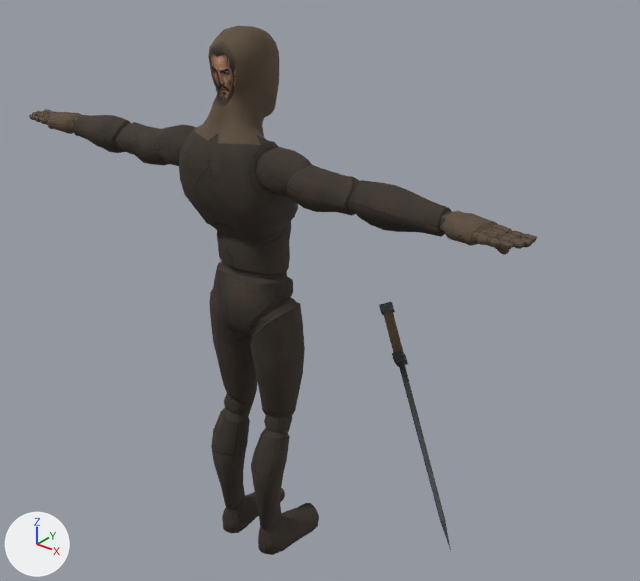
The glTF model models/hero.glb as it was, and as the next commit left it.
Rendered twice from a 50 mm lens placed at (1.8, -1.89, 2.24), pointed at (0.11, 0.21, 0.94). The lights are fixed; the arrows at lower left show +X, +Y and +Z. The picture after the commit comes second. Where no turn or scale is listed for an object, it has been applied to the vertices. Vertices at exactly the same position are counted once.

The scene before the commit, as lines of its bpy script (objects in view):
```python
me_mannequin = bpy.data.meshes.new('Mannequin')
me_mannequin.from_pydata(...)  # 7027 vertices, 13794 faces; spans x -0.97..0.97, y -0.16..0.42, z 0.0..1.83
me_mannequin.materials.append(mat_ds_hero_atlas)  # picture img_hero_atlas
ob_mannequin = bpy.data.objects.new('Mannequin', me_mannequin)
ob_mannequin.location = (0.001, 0.0, -0.014)
```
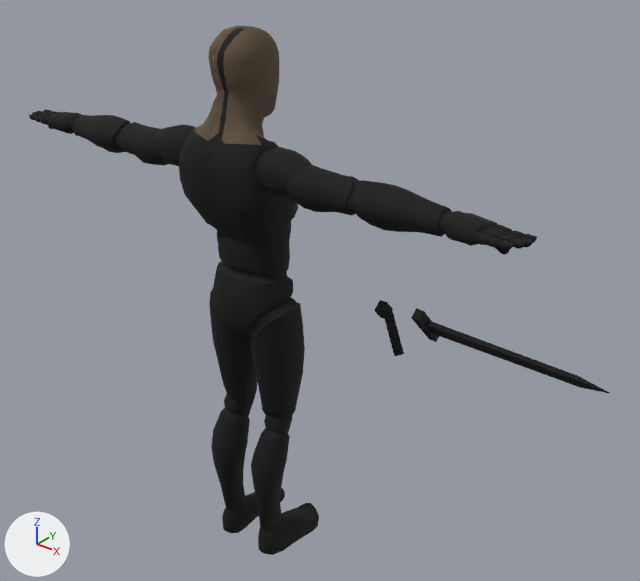
What changed in the scene script:
```text
Change me_mannequin:
    used by ob_mannequin; location = (0.001, 0.0, -0.014)
    remove me_mannequin.from_pydata(...)  # 7027 vertices, 13794 faces; spans x -0.97..0.97, y -0.16..0.42, z 0.0..1.83
    add me_mannequin.from_pydata(...)  # 7027 vertices, 13794 faces; spans x -0.97..1.08, y -0.16..0.45, z 0.0..1.83
    me_mannequin part 1: the loose piece of 8 vertices spanning x 0.23..0.3, y 0.35..0.42, z 0.83..0.89 is multiplied about its middle by the matrix ((0.57, -0.288, -0.769), (0.288, 0.947, -0.141), (0.769, -0.141, 0.623)), then moved by (-0.01, 0.0, -0.01)
    me_mannequin part 2: the loose piece of 8 vertices spanning x 0.31..0.42, y 0.25..0.4, z 0.66..0.79 is multiplied about its middle by the matrix ((0.57, -0.288, -0.769), (0.288, 0.947, -0.141), (0.769, -0.141, 0.623)), then moved by (0.07, 0.05, 0.13)
    me_mannequin part 3: the loose piece of 9 vertices spanning x 0.36..0.73, y 0.11..0.35, z 0.23..0.74 is multiplied about its middle by the matrix ((0.57, -0.288, -0.769), (0.288, 0.947, -0.141), (0.769, -0.141, 0.623)), then moved by (0.2, 0.14, 0.37)
    me_mannequin part 4: texture (UV) coordinates of 13794 of 13794 faces, centred in x -0.97..0.97, y -0.16..0.41, z 0.0..1.83, changed; they spanned u 0.0..1.0, v 0.0..0.99 and now span u 0.0..0.76, v 0.0..0.25
```

Pixel boxes [x1, y1, x2, y2] of what changed, in the pictures (640 x 581 px; the box of a moved part takes in the faces that stretch with it):
'Mannequin', reshaped, surface changed (14% wider): before [29, 26, 537, 555]; after [29, 26, 609, 555]
part 1 of me_mannequin, moved or reshaped: before [379, 302, 395, 315]; after [374, 300, 393, 318]
part 2 of me_mannequin, moved or reshaped: before [392, 351, 408, 367]; after [411, 308, 439, 342]
part 3 of me_mannequin, moved or reshaped: before [398, 361, 451, 550]; after [425, 320, 609, 393]
part 4 of me_mannequin, surface changed: before [29, 26, 537, 555]; after [29, 26, 609, 555]
